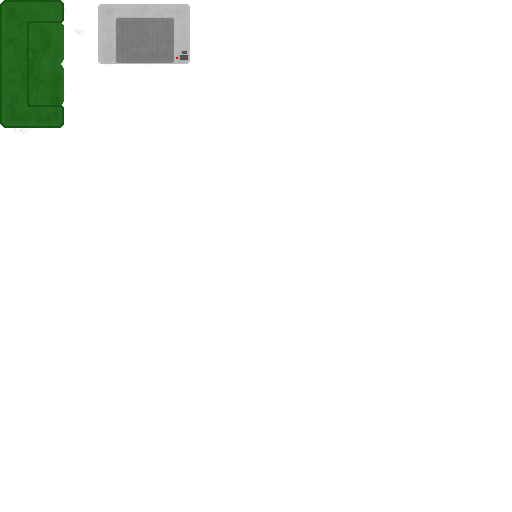
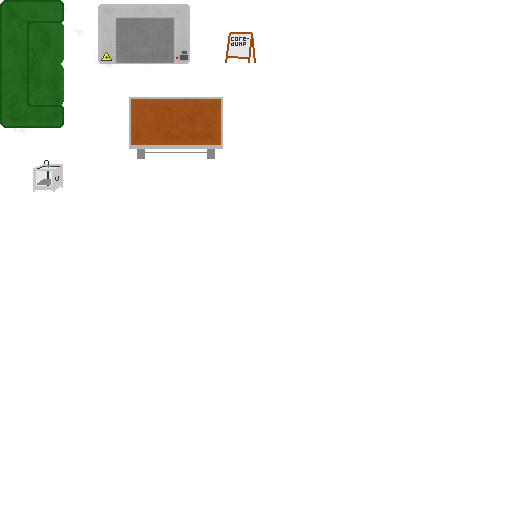
Two versions of the same layered image (512 × 512). Layer-by-layer changes:
painted on "Malebene 2" over [33, 18, 121, 192]
painted on "Malebene 3" over [33, 18, 121, 192]
painted on "Lasercutter" over [94, 18, 258, 128]
added layer "Schild" above "Werkbank" over [128, 18, 258, 159]
added layer "Werkbank" above "Ultimaker" over [33, 18, 258, 192]
added layer "Ultimaker" over [33, 160, 63, 192]
